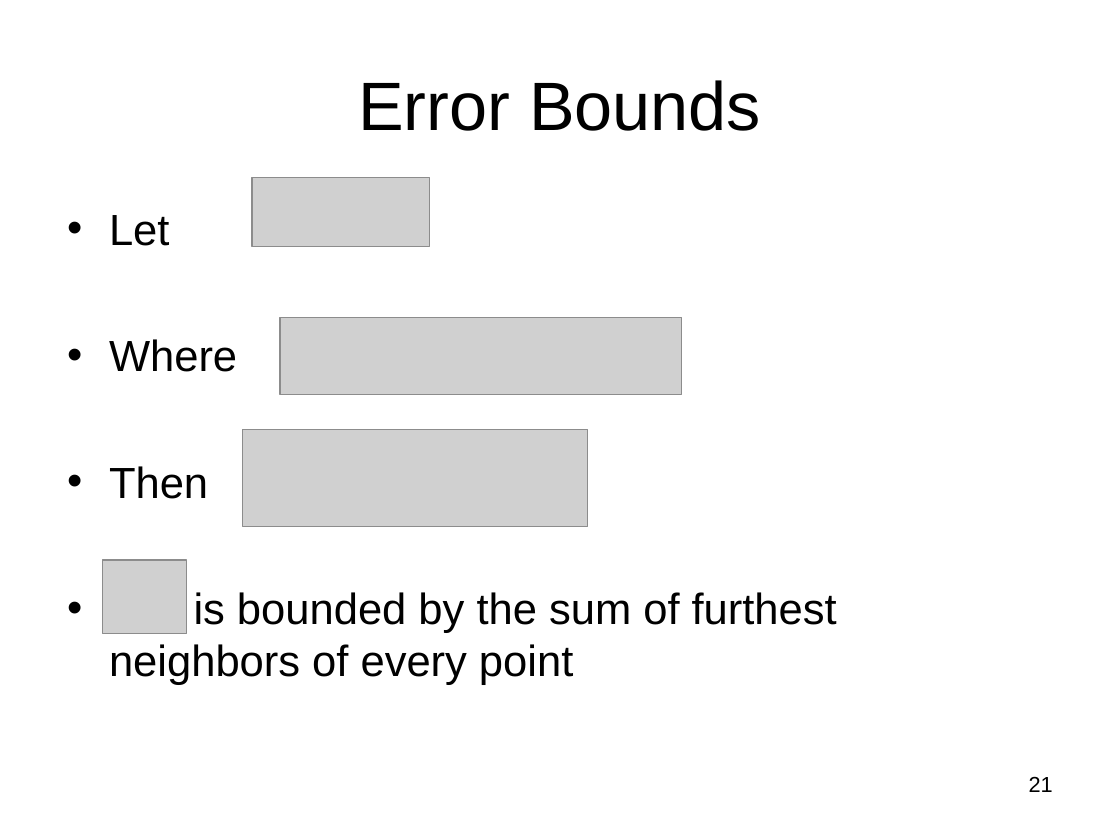
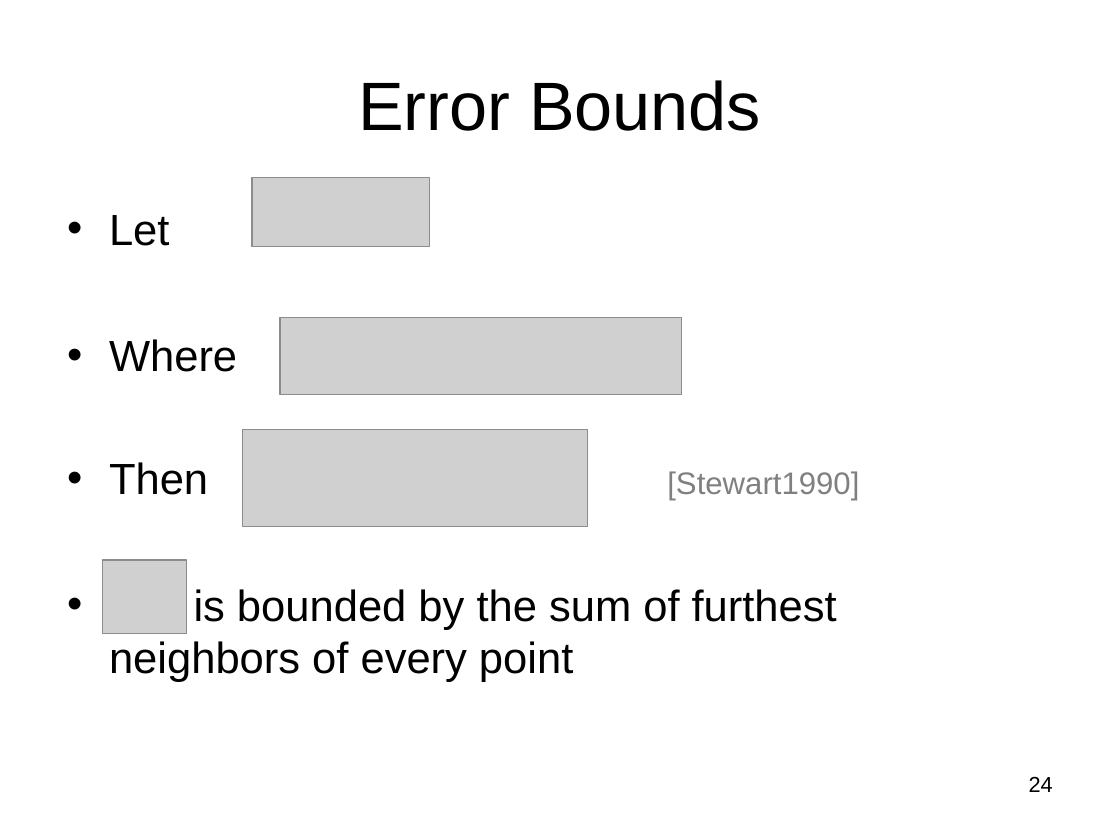
Before and after one commit to subailong/mlpack, a slide deck: slide 24 of fastlib/u/nvasil/docs/proposal/proposal.ppt (slide 21 before the commit). Drawn at 1120x840 pixels with LibreOffice and Linux fonts; fonts in the diff are those of the drawing; grey boxes stand for pictures. Boxes give left, top, right and bottom in pixels: in the first picture for what was removed or moved away, otherwise in the second. Text is boxed around its words. In the diff, an @@ line names an element or a change of style, - is before the commit and + after.

```diff
--- a/fastlib/u/nvasil/docs/proposal/proposal.ppt
+++ b/fastlib/u/nvasil/docs/proposal/proposal.ppt
@@ text at bbox=[109, 462, 859, 501]: text changed; size 28 to 20 pt; text colour #000000 to #808080 @@
-• Then
+• Then [Stewart1990]
@@ page number at bbox=[1029, 776, 1053, 792]: text changed @@
-21
+24
```
Also in this commit, not shown: 16 other slides changed, 5 slides added, 1 slide removed, 4 other files.
